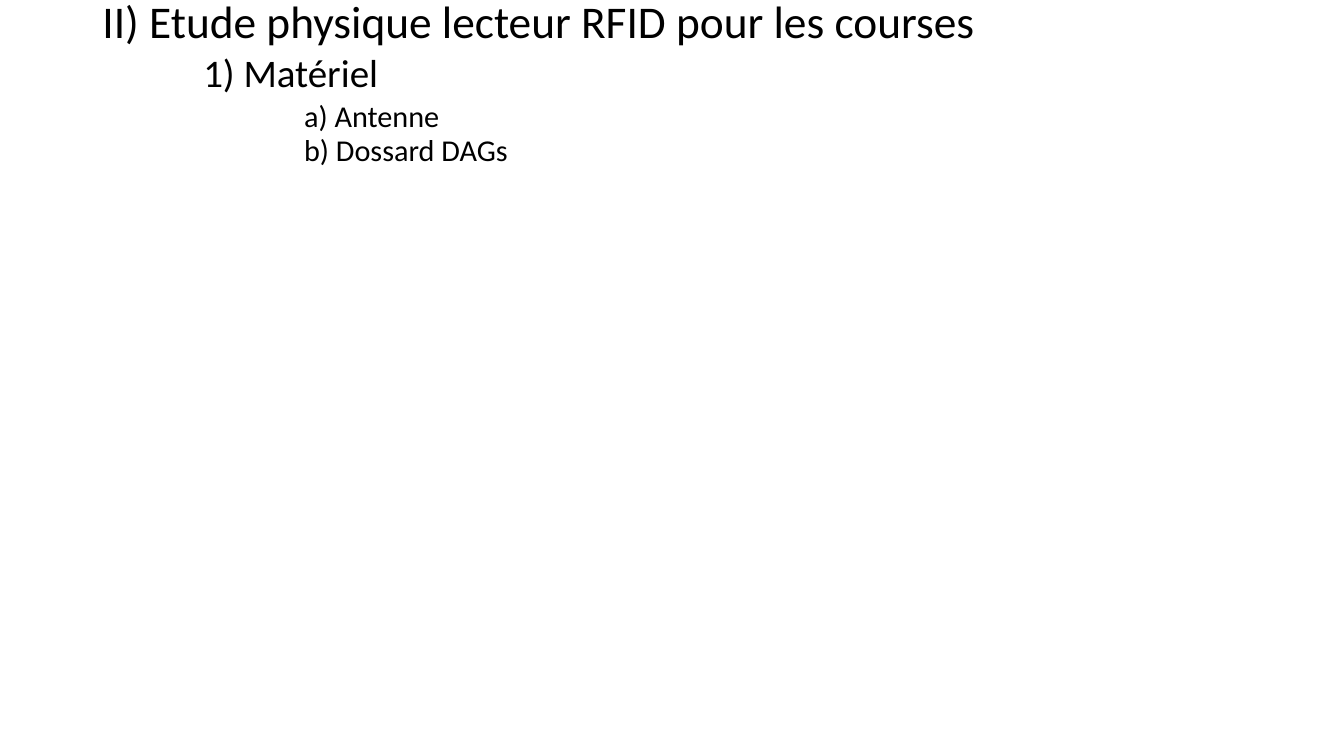
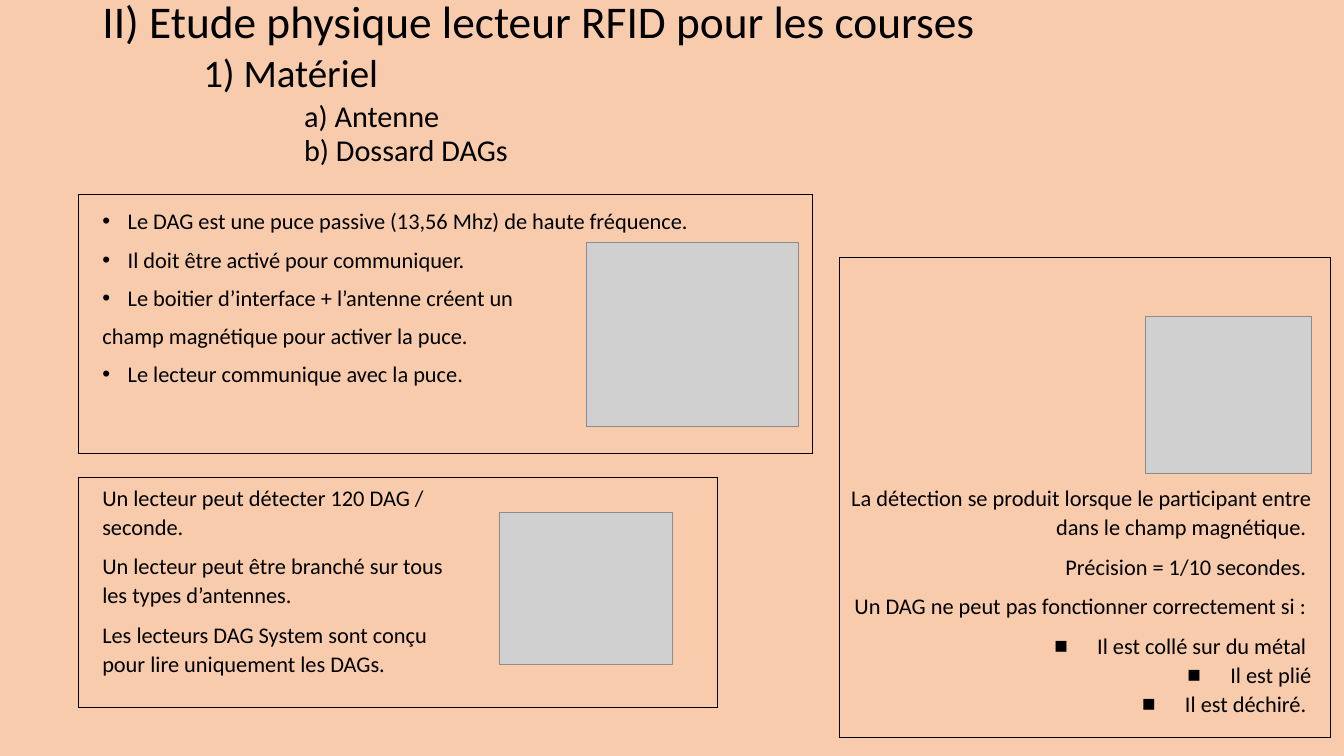
Before and after one commit to Maja2308/Projet_Cross, a slide deck: slide 30 of Diagrammes Communs/Presentation_Revue0.pptx (slide 26 before the commit). Drawn at 1344x756 pixels with LibreOffice and Linux fonts; fonts in the diff are those of the drawing; grey boxes stand for pictures. Boxes give left, top, right and bottom in pixels: in the first picture for what was removed or moved away, otherwise in the second. Text is boxed around its words. In the diff, an @@ line names an element or a change of style, - is before the commit and + after.

```diff
--- a/Diagrammes Communs/Presentation_Revue0.pptx
+++ b/Diagrammes Communs/Presentation_Revue0.pptx
@@ background #FFFFFF to #F8CBAD @@
@@ rectangle added at (79,195,813,455), outline #000000 0.75 pt @@
@@ text added at (102,213,688,386), 16 pt, text #000000 @@
+• Le DAG est une puce passive (13,56 Mhz) de haute fréquence.
+• Il doit être activé pour communiquer.
+• Le boitier d’interface + l’antenne créent un
+champ magnétique pour activer la puce.
+• Le lecteur communique avec la puce.
@@ picture added at (587,243,799,427) @@
@@ rectangle added at (840,258,1331,738), outline #000000 0.75 pt @@
@@ picture added at (1145,317,1312,474) @@
@@ rectangle added at (79,477,718,708), outline #000000 0.75 pt @@
@@ text added at (102,490,443,676), 16 pt, text #000000 @@
+Un lecteur peut détecter 120 DAG / seconde.
+Un lecteur peut être branché sur tous les types d’antennes.
+Les lecteurs DAG System sont conçu pour lire uniquement les DAGs.
@@ text added at (851,490,1311,712), 16 pt, text #000000 @@
+La détection se produit lorsque le participant entre dans le champ magnétique.
+Précision = 1/10 secondes.
+Un DAG ne peut pas fonctionner correctement si :
+■ Il est collé sur du métal
+■ Il est plié
+■ Il est déchiré.
@@ picture added at (500,512,674,664) @@
```
Also in this commit, not shown: 25 other slides changed, 5 slides added, 1 slide removed, 2 other files.
